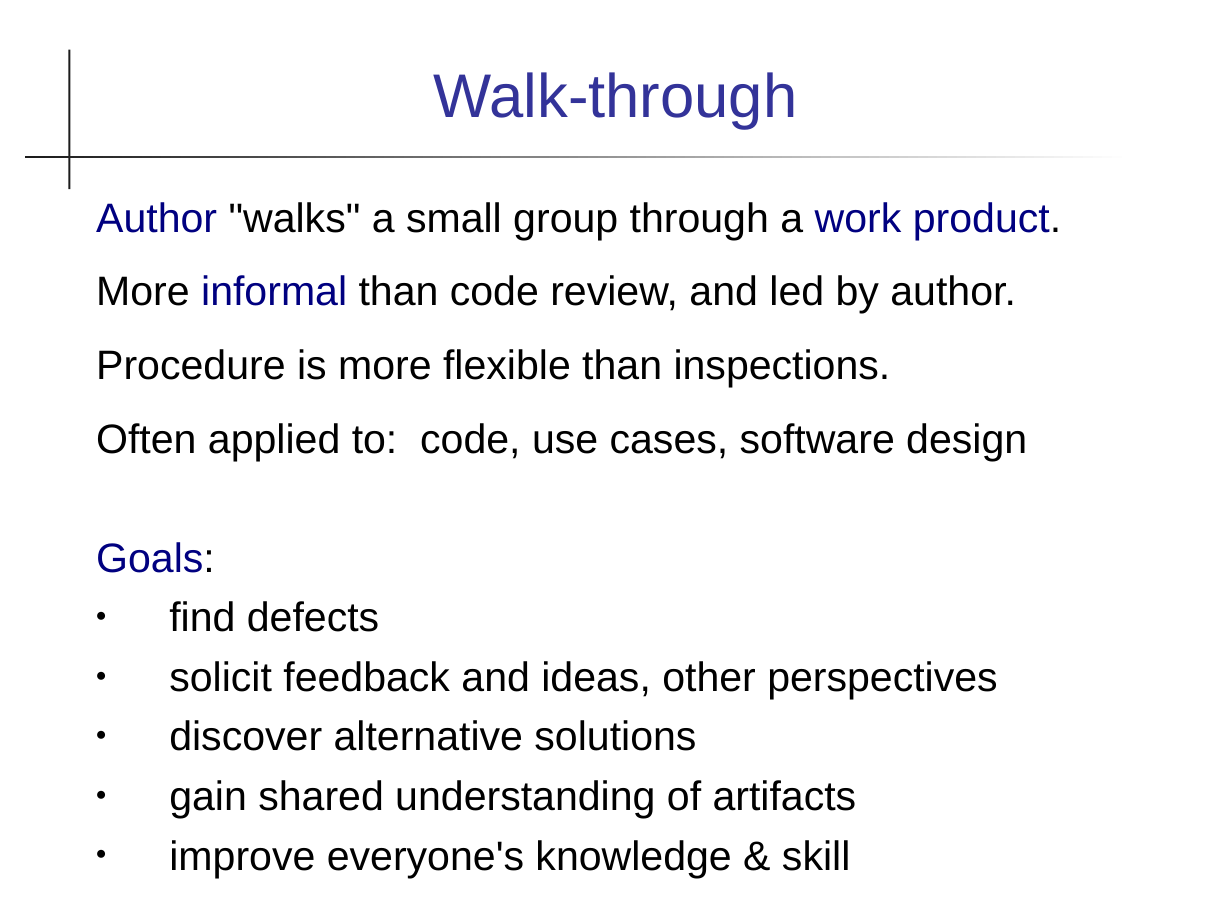
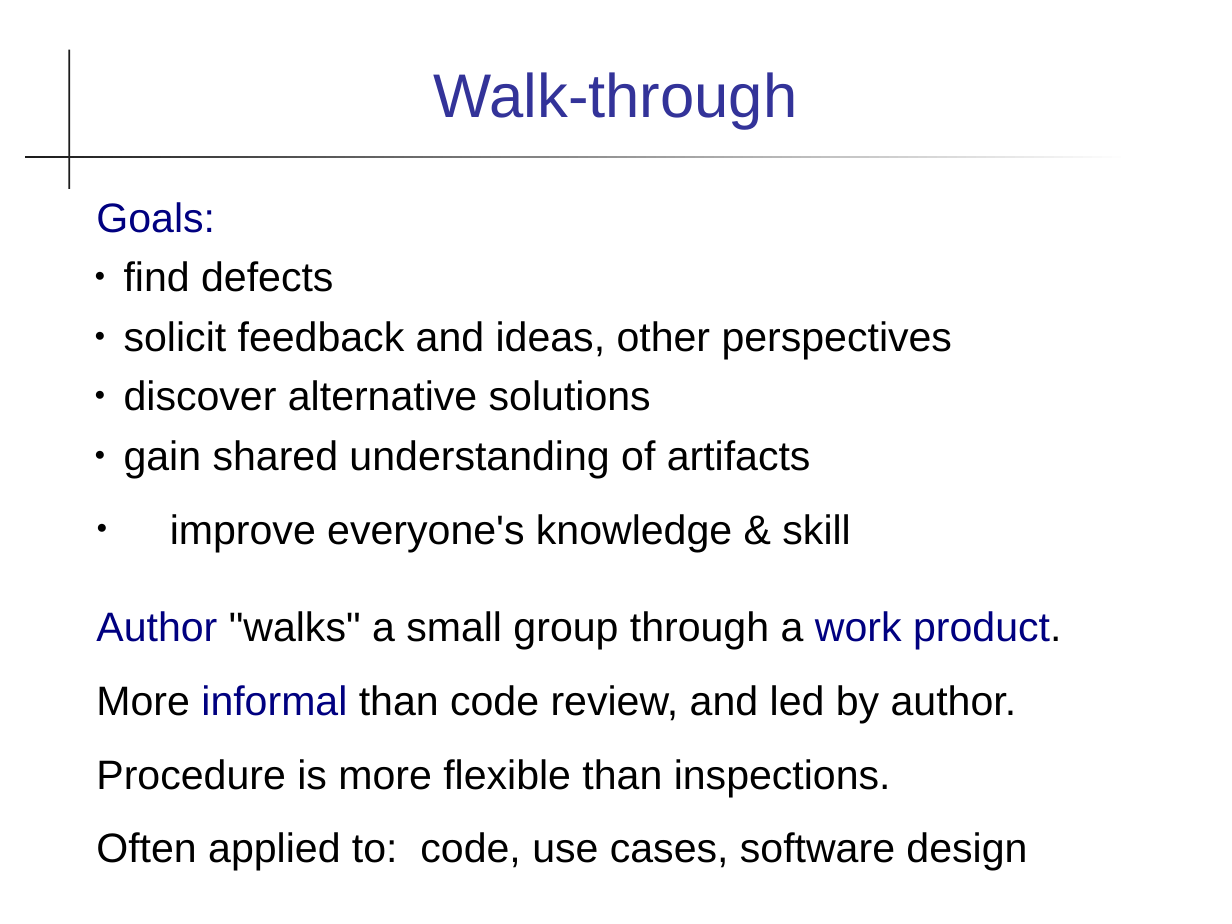
Before and after one commit to cpske/ISP, a slide deck: slide 21 of code-review/Reviews.ppt. Drawn at 1232x924 pixels with LibreOffice and Linux fonts; fonts in the diff are those of the drawing. Boxes give left, top, right and bottom in pixels: in the first picture for what was removed or moved away, otherwise in the second. Text is boxed around its words. In the diff, an @@ line names an element or a change of style, - is before the commit and + after.

```diff
--- a/code-review/Reviews.ppt
+++ b/code-review/Reviews.ppt
@@ text at <box>96,202,1061,461</box>: paragraphs removed @@
-Author "walks" a small group through a work product.
-More informal than code review, and led by author.
-Procedure is more flexible than inspections.
-Often applied to: code, use cases, software design
@@ text at <box>96,202,952,552</box>: text colour #000000 to #000080 in "Goals:"; indent changed; more space between paragraphs @@
@@ text at <box>96,611,1061,871</box>: paragraphs added @@
+Author "walks" a small group through a work product.
+More informal than code review, and led by author.
+Procedure is more flexible than inspections.
+Often applied to: code, use cases, software design
```
Also in this commit, not shown: 7 other slides changed, 2 other files.
